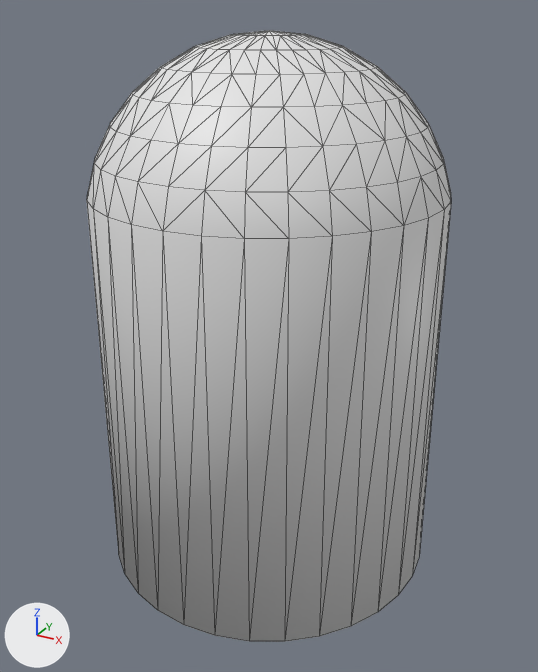
A saved change to the OBJ model snail3d/models/bullet.obj.
Before and after are seen from a camera (50 mm lens) standing at (2.08, -2.29, 3.09) and looking at (0.14, 1.24, 1.32). Arrows for +X, +Y and +Z are at lower left; the lights stay in place. Mesh edges are drawn as thin lines. Where no turn or scale is listed for an object, it has been applied to the vertices.
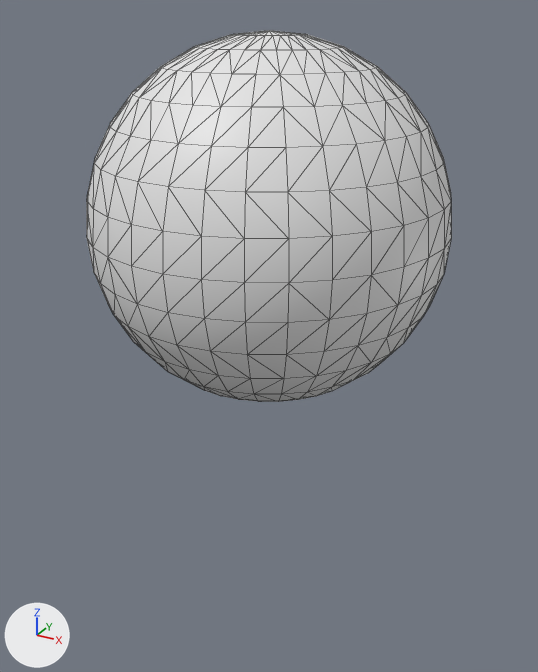
The newer file is also rescaled (x1.32), turned or shifted as a whole; pictures and numbers use the older file's frame.

The change, as a diff of the scene's bpy script:
```diff
--- a/snail3d/models/bullet.obj.py
+++ b/snail3d/models/bullet.obj.py
@@ me_sphere @@
 # used by ob_sphere; location = (0.0, 0.0, 0.0)
-me_sphere.from_pydata(...)  # 258 vertices, 512 faces; spans x -0.89..1.11, y 0.29..2.29, z -0.12..2.99
+me_sphere.from_pydata(...)  # 482 vertices, 960 faces; spans x -0.89..1.11, y 0.29..2.29, z 0.99..2.99
+# me_sphere part 1: 257 vertices added at x -0.89..1.11, y 0.29..2.29, z 0.99..1.99
+# me_sphere part 2: 33 vertices removed from x -0.89..1.11, y 0.29..2.29, z -0.12..-0.1
```

Location of each change, [x1, y1, x2, y2] in pixels of the pictures (538 x 672 px):
'Sphere', reshaped (39% shorter)
    before: [87, 30, 451, 642]
    after: [87, 30, 451, 402]
part 1 of me_sphere, added
    after: [87, 201, 451, 402]
part 2 of me_sphere, deleted
    before: [87, 201, 451, 642]
